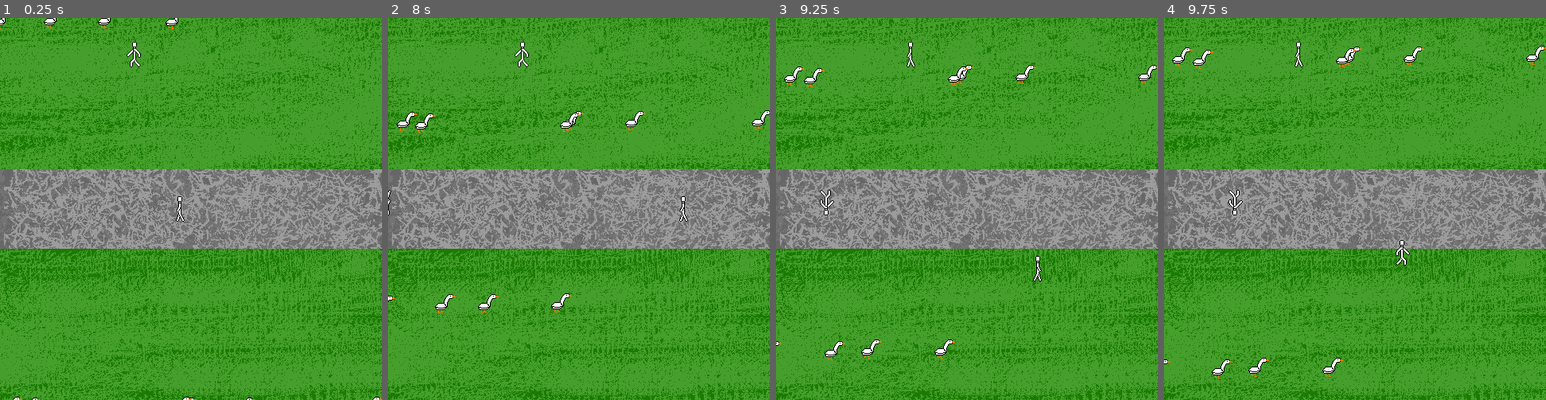
Above: before the commit, frames 1-4 (left to right).
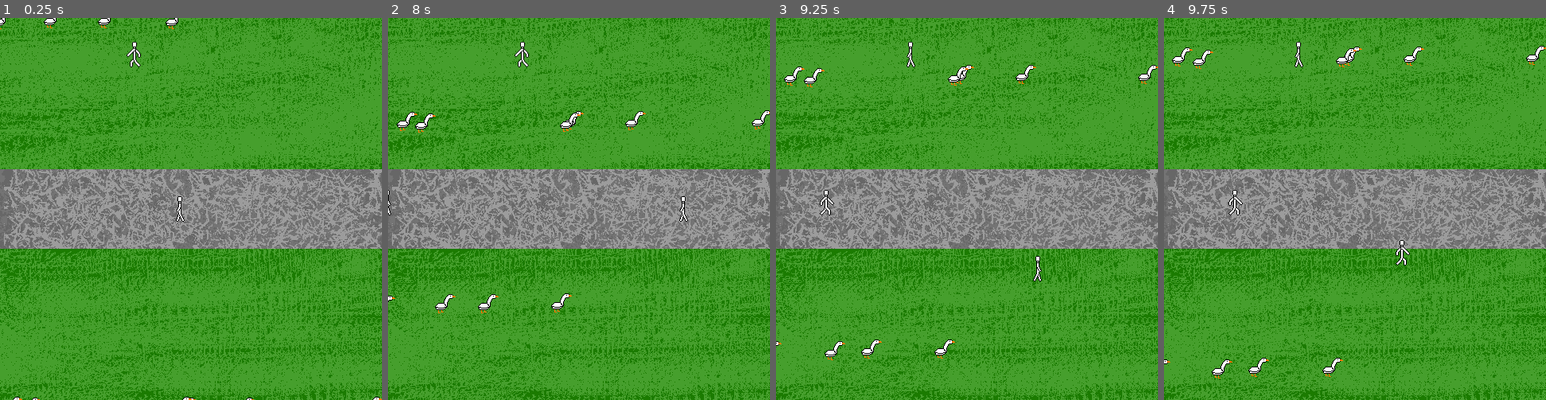
Above: after the commit, the same moments.

Repository: Qmtfive/GooseGame
Game: Godot game, scene res://Level.tscn
Same seed, same stepped clock (60 frames per second), same inputs: the game is played once before the commit and once after it. The project has no main scene, so this scene is started directly.
Inputs:
- Up to frame 1 (0.25 s): no input
- Up to frame 2 (8 s): hold Right (ui_right) 0.53-1.28 s; hold Down (ui_down) 1.28-2.03 s; hold Right (ui_right) 2.03-2.78 s; hold Up (ui_up) 2.78-3.53 s; hold Left (ui_left) 3.53-5.03 s; hold Down (ui_down) 5.03-5.78 s; hold Right (ui_right) 5.78-6.53 s; hold Up (ui_up) 6.53-7.28 s; hold Right (ui_right) from 7.28 s (still down)
- Up to frame 3 (9.25 s): release Right (ui_right) at 8.03 s; hold Down (ui_down) 8.03-8.78 s; hold Left (ui_left) from 8.78 s (still down)
- Up to frame 4 (9.75 s): release Left (ui_left) at 9.53 s; hold Up (ui_up) from 9.53 s (still down)

The runs differ from the first frame. In frame 1, less than 0.1% of the frame differs, in the area x 34-36%, y 7-12%; in frame 2, less than 0.1%; in frame 3, 0.1%; in frame 4, 0.1%, in the area x 16-63%, y 45-64%.

Commit message:
Fix ped walk animations

Diff:
--- a/Level.gd
+++ b/Level.gd
@@ -27,7 +27,7 @@
 		if tospawn == 0:
 			ped.position = $PedSpawnLeft.transform.get_origin()
 			ped.position.y = ped.position.y + ((randi()%40) - 20)
-			ped.rotation = deg2rad(180)
+			ped.walkLeft()
 			ped.linear_velocity = Vector2(rand_range(ped.min_speed, ped.med_speed), 0)
 		else:
 			ped.position = $PedSpawnRight.transform.get_origin()
--- a/Level.tscn
+++ b/Level.tscn
@@ -32,7 +32,6 @@
 position = Vector2( 168.036, 45.8197 )
 frames = SubResource( 2 )
 animation = "WalkingDude"
-frame = 2
 playing = true
 
 [node name="Player" type="Area2D" parent="."]
@@ -43,7 +42,7 @@
 [node name="WalkingDude" type="AnimatedSprite" parent="Player"]
 frames = SubResource( 2 )
 animation = "WalkingDude"
-frame = 3
+frame = 1
 playing = true
 
 [node name="CollisionShape2D" type="CollisionShape2D" parent="Player"]
--- a/Pedestrian.gd
+++ b/Pedestrian.gd
@@ -14,6 +14,8 @@
 func _ready():
 	$AnimatedSprite.animation = "WalkSlow"
 
+func walkLeft():
+	$AnimatedSprite.flip_h = true
 
 # Called every frame. 'delta' is the elapsed time since the previous frame.
 #func _process(delta):
--- a/Pedestrian.tscn
+++ b/Pedestrian.tscn
@@ -31,7 +31,7 @@
 [node name="AnimatedSprite" type="AnimatedSprite" parent="."]
 frames = SubResource( 1 )
 animation = "WalkFast"
-frame = 3
+frame = 2
 playing = true
 
 [node name="CollisionShape2D" type="CollisionShape2D" parent="."]
Binary file removed: Assets/Misc/goosegame.png
